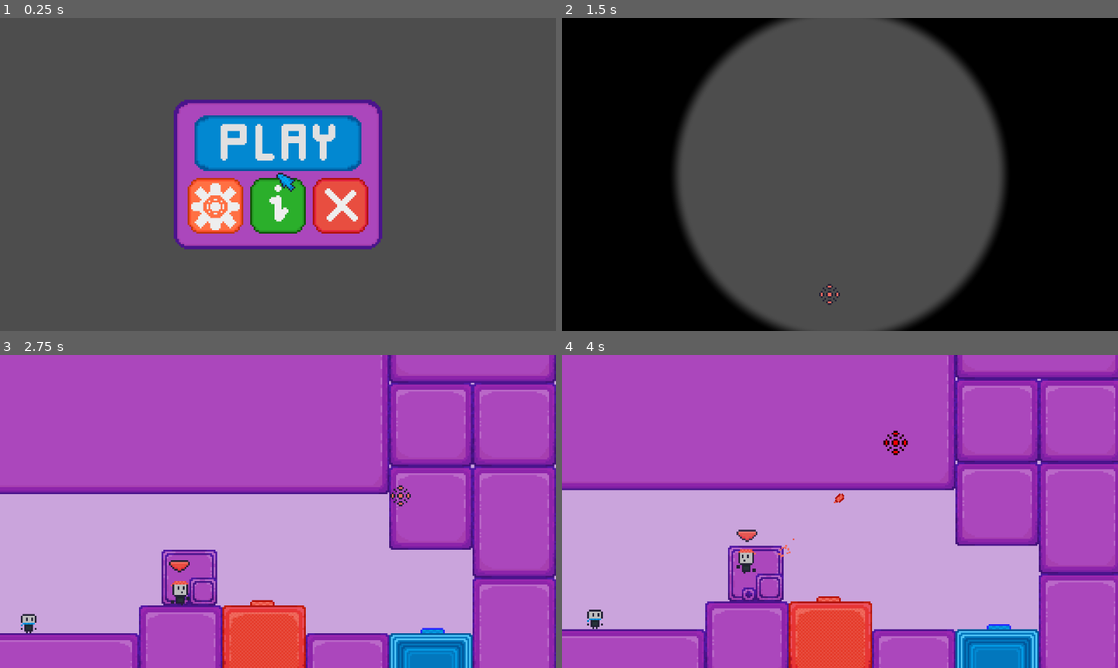
Above: before the commit, frames 1-4 (two rows, left to right).
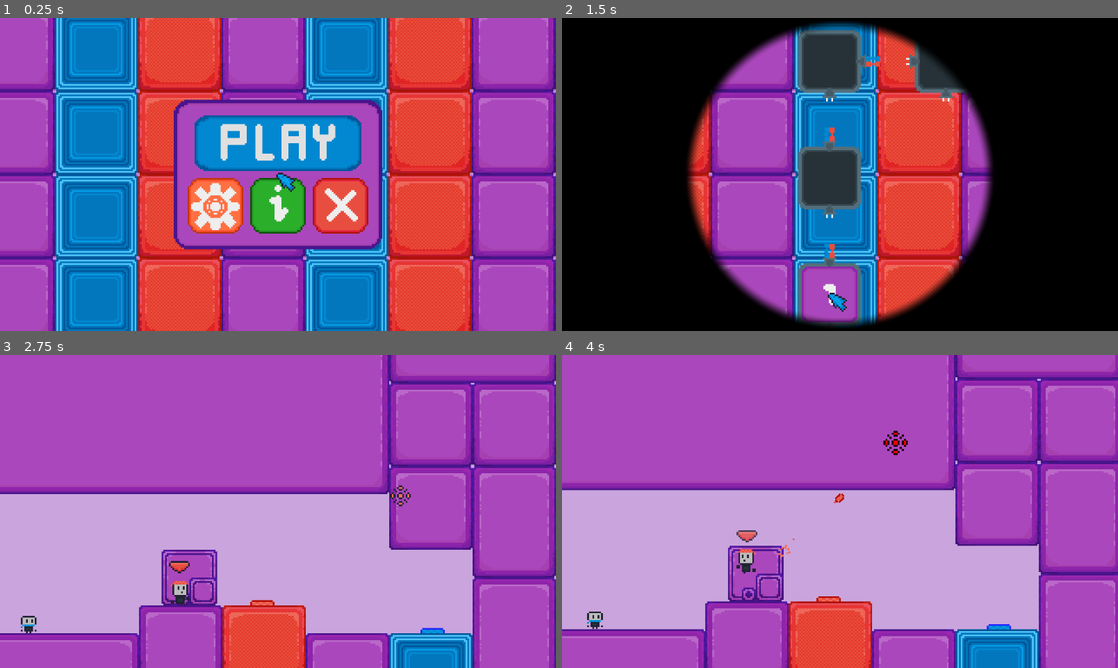
Above: after the commit, the same moments.

Repository: EmilPok/RpurpleB
Game: Godot game, scene res://scenes/UI/main_menu.tscn
The game is run twice, just before and just after one commit, with the same random seed, the same clock (stepped at 60 frames per second) and the same inputs.
Inputs (mouse positions are in pixels of both pictures, inside the frame that each line leads up to):
- Up to frame 1 (0.25 s): no input
- Up to frame 2 (1.5 s): click (840, 143) at 0.5 s; click (828, 293) at 1.25 s
- Up to frame 3 (2.75 s): tap Enter (ui_accept) at 2 s; move the mouse to (400, 495) at 2.02 s; hold D (right) from 2.03 s (still down); click (400, 495) at 2.1 s; tap Space (jump) at 2.27 s
- Up to frame 4 (4 s): move the mouse to (728, 527) at 2.77 s; right-click (728, 527) at 2.85 s; tap Space (jump) at 3.02 s; click (728, 527) at 3.05 s; move the mouse to (895, 442) at 3.52 s; release D (right) at 3.53 s; hold A (left) from 3.53 s (still down); tap Shift (dash) at 3.6 s; click (895, 442) at 3.8 s

The runs differ from the first frame. In frame 1, 82% of the frame differs, in the area x 0-100%, y 0-100%; in frame 2, 48%; in frame 3, 0.1%; in frame 4, 0.1%.

Commit message:
bug fix v2

Diff:
--- a/scenes/UI/main_menu.tscn
+++ b/scenes/UI/main_menu.tscn
@@ -31,8 +31,9 @@
 [ext_resource type="Texture2D" uid="uid://dn6xmst0p80bo" path="res://art/UI/numbers/one.png" id="27_ww2wg"]
 [ext_resource type="Texture2D" uid="uid://duq0vugp8bdgp" path="res://art/UI/numbers/two.png" id="29_a7i4r"]
 [ext_resource type="Texture2D" uid="uid://bnxdxkb2w20vf" path="res://art/UI/numbers/three.png" id="31_8d054"]
-[ext_resource type="Texture2D" uid="uid://6rjgi7v78onx" path="res://art/UI/blue_crosshair.png" id="33_8d054"]
-[ext_resource type="Script" uid="uid://kmucfijrpacm" path="res://scripts/blue_crosshair.gd" id="33_a7i4r"]
+[ext_resource type="Texture2D" uid="uid://6rjgi7v78onx" path="res://art/UI/blue_crosshair.png" id="32_a7i4r"]
+[ext_resource type="Script" uid="uid://d56510j2ch3f" path="res://scripts/blue_crosshair.gd" id="33_8d054"]
+[ext_resource type="Shader" uid="uid://c5q8p30mm0d7g" path="res://shaders/circle.gdshader" id="34_8d054"]
 
 [sub_resource type="Animation" id="Animation_gqbxs"]
 length = 0.001
@@ -277,6 +278,139 @@
 [sub_resource type="ShaderMaterial" id="ShaderMaterial_g4v7s"]
 shader = ExtResource("1_yonvy")
 
+[sub_resource type="Animation" id="Animation_tefeu"]
+length = 0.001
+tracks/0/type = "value"
+tracks/0/imported = false
+tracks/0/enabled = true
+tracks/0/path = NodePath("Circle_trans/ColorRect:material:shader_parameter/_Progress")
+tracks/0/interp = 1
+tracks/0/loop_wrap = true
+tracks/0/keys = {
+"times": PackedFloat32Array(0),
+"transitions": PackedFloat32Array(1),
+"update": 0,
+"values": [0.0]
+}
+tracks/1/type = "value"
+tracks/1/imported = false
+tracks/1/enabled = true
+tracks/1/path = NodePath("Circle_trans/Black_screen:visible")
+tracks/1/interp = 1
+tracks/1/loop_wrap = true
+tracks/1/keys = {
+"times": PackedFloat32Array(0),
+"transitions": PackedFloat32Array(1),
+"update": 1,
+"values": [false]
+}
+tracks/2/type = "value"
+tracks/2/imported = false
+tracks/2/enabled = true
+tracks/2/path = NodePath("Transition_Background:position")
+tracks/2/interp = 1
+tracks/2/loop_wrap = true
+tracks/2/keys = {
+"times": PackedFloat32Array(0),
+"transitions": PackedFloat32Array(1),
+"update": 0,
+"values": [Vector2(-320, 0)]
+}
+
+[sub_resource type="Animation" id="Animation_o6xl0"]
+resource_name = "circle"
+length = 0.5
+tracks/0/type = "value"
+tracks/0/imported = false
+tracks/0/enabled = true
+tracks/0/path = NodePath("Circle_trans/ColorRect:material:shader_parameter/_Progress")
+tracks/0/interp = 1
+tracks/0/loop_wrap = true
+tracks/0/keys = {
+"times": PackedFloat32Array(0, 0.5),
+"transitions": PackedFloat32Array(0.5, 1),
+"update": 0,
+"values": [0.0, 0.999999977648]
+}
+tracks/1/type = "value"
+tracks/1/imported = false
+tracks/1/enabled = true
+tracks/1/path = NodePath("Circle_trans/Black_screen:visible")
+tracks/1/interp = 1
+tracks/1/loop_wrap = true
+tracks/1/keys = {
+"times": PackedFloat32Array(0.44, 0.45),
+"transitions": PackedFloat32Array(1, 1),
+"update": 1,
+"values": [false, true]
+}
+
+[sub_resource type="Animation" id="Animation_8d054"]
+resource_name = "level_selector_half"
+length = 0.5
+tracks/0/type = "value"
+tracks/0/imported = false
+tracks/0/enabled = true
+tracks/0/path = NodePath("Transition_Background:position")
+tracks/0/interp = 1
+tracks/0/loop_wrap = true
+tracks/0/keys = {
+"times": PackedFloat32Array(0, 0.5),
+"transitions": PackedFloat32Array(1.2557172, 1),
+"update": 0,
+"values": [Vector2(0, 0), Vector2(320, 0)]
+}
+tracks/1/type = "value"
+tracks/1/imported = false
+tracks/1/enabled = true
+tracks/1/path = NodePath("LevelSelector:visible")
+tracks/1/interp = 1
+tracks/1/loop_wrap = true
+tracks/1/keys = {
+"times": PackedFloat32Array(0),
+"transitions": PackedFloat32Array(1),
+"update": 1,
+"values": [true]
+}
+tracks/2/type = "value"
+tracks/2/imported = false
+tracks/2/enabled = true
+tracks/2/path = NodePath("HBoxContainer/MainButtons:visible")
+tracks/2/interp = 1
+tracks/2/loop_wrap = true
+tracks/2/keys = {
+"times": PackedFloat32Array(0),
+"transitions": PackedFloat32Array(1),
+"update": 1,
+"values": [false]
+}
+tracks/3/type = "value"
+tracks/3/imported = false
+tracks/3/enabled = true
+tracks/3/path = NodePath("Transition_Background_2:visible")
+tracks/3/interp = 1
+tracks/3/loop_wrap = true
+tracks/3/keys = {
+"times": PackedFloat32Array(0),
+"transitions": PackedFloat32Array(1),
+"update": 1,
+"values": [false]
+}
+
+[sub_resource type="AnimationLibrary" id="AnimationLibrary_8d054"]
+_data = {
+&"RESET": SubResource("Animation_tefeu"),
+&"circle": SubResource("Animation_o6xl0"),
+&"level_selector_half": SubResource("Animation_8d054")
+}
+
+[sub_resource type="ShaderMaterial" id="ShaderMaterial_726sv"]
+shader = ExtResource("34_8d054")
+shader_parameter/_CirclePosition = Vector2(0.5, 0.5)
+shader_parameter/_Progress = 0.0
+shader_parameter/_Smoothness = 0.0999999977648
+shader_parameter/_Background = Color(0, 0, 0, 1)
+
 [node name="MainMenu" type="Control" unique_id=2050352890]
 layout_mode = 3
 anchors_preset = 15
@@ -290,7 +424,6 @@
 libraries/ = SubResource("AnimationLibrary_afaap")
 
 [node name="Background" type="TextureRect" parent="." unique_id=794989512]
-visible = false
 texture_repeat = 2
 material = SubResource("ShaderMaterial_g4v7s")
 layout_mode = 1
@@ -585,17 +718,48 @@
 z_index = 1000
 custom_minimum_size = Vector2(320, 180)
 layout_mode = 0
-offset_left = 320.0
-offset_right = 640.00024
+offset_left = -320.0
+offset_right = 0.00024414063
 offset_bottom = 180.0
 color = Color(0.007843138, 0.53333336, 0.81960785, 1)
 
-[node name="Cursor" type="CanvasLayer" parent="." unique_id=1629406475]
-
-[node name="BlueCrosshair" type="Sprite2D" parent="Cursor" unique_id=1174317983]
-position = Vector2(60, 70)
-texture = ExtResource("33_8d054")
-script = ExtResource("33_a7i4r")
+[node name="Cursor" type="CanvasLayer" parent="." unique_id=136855318]
+
+[node name="BlueCrosshair" type="Sprite2D" parent="Cursor" unique_id=233852175]
+position = Vector2(48, 93)
+texture = ExtResource("32_a7i4r")
+script = ExtResource("33_8d054")
+
+[node name="AnimationPlayer" type="AnimationPlayer" parent="." unique_id=620200610]
+libraries/ = SubResource("AnimationLibrary_8d054")
+
+[node name="Circle_trans" type="CanvasLayer" parent="." unique_id=60283643]
+
+[node name="ColorRect" type="ColorRect" parent="Circle_trans" unique_id=240968004]
+material = SubResource("ShaderMaterial_726sv")
+offset_right = 320.0
+offset_bottom = 180.0
+mouse_filter = 2
+
+[node name="Black_screen" type="ColorRect" parent="Circle_trans" unique_id=1421405057]
+visible = false
+offset_right = 320.0
+offset_bottom = 180.0
+mouse_filter = 2
+color = Color(0, 0, 0, 1)
+
+[node name="Circle_trans_time" type="Timer" parent="." unique_id=347921271]
+wait_time = 0.5
+one_shot = true
+
+[node name="Transition_Background_2" type="ColorRect" parent="." unique_id=125641927]
+visible = false
+z_index = 1000
+custom_minimum_size = Vector2(320, 180)
+layout_mode = 0
+offset_right = 320.00024
+offset_bottom = 180.0
+color = Color(0.007843138, 0.53333336, 0.81960785, 1)
 
 [connection signal="pressed" from="HBoxContainer/MainButtons/Play" to="." method="_on_play_pressed"]
 [connection signal="pressed" from="HBoxContainer/MainButtons/HBoxContainer/Options" to="." method="_on_options_pressed"]
@@ -606,3 +770,4 @@
 [connection signal="pressed" from="LevelSelector/Level2/Button2" to="." method="_on_button_2_pressed"]
 [connection signal="pressed" from="LevelSelector/Level3/Button3" to="." method="_on_button_3_pressed"]
 [connection signal="pressed" from="LevelSelector/BackButton2" to="." method="_on_back_button_pressed"]
+[connection signal="timeout" from="Circle_trans_time" to="." method="_on_circle_trans_time_timeout"]
--- a/scenes/main.tscn
+++ b/scenes/main.tscn
@@ -6,6 +6,22 @@
 [ext_resource type="PackedScene" uid="uid://b2lbuxbsgi1no" path="res://scenes/character_2.tscn" id="4_tbgi4"]
 [ext_resource type="PackedScene" uid="uid://tf0x6voo2kg0" path="res://scenes/change_player.tscn" id="5_tbgi4"]
 [ext_resource type="Shader" uid="uid://c5q8p30mm0d7g" path="res://shaders/circle.gdshader" id="6_tefeu"]
+
+[sub_resource type="Animation" id="Animation_tipki"]
+resource_name = "End_transition"
+length = 0.5
+tracks/0/type = "value"
+tracks/0/imported = false
+tracks/0/enabled = true
+tracks/0/path = NodePath("Transition_Background:position")
+tracks/0/interp = 1
+tracks/0/loop_wrap = true
+tracks/0/keys = {
+"times": PackedFloat32Array(0, 0.5),
+"transitions": PackedFloat32Array(0.57434916, 1),
+"update": 0,
+"values": [Vector2(-360, 0), Vector2(0, 0)]
+}
 
 [sub_resource type="Animation" id="Animation_tefeu"]
 length = 0.001
@@ -64,6 +80,7 @@
 
 [sub_resource type="AnimationLibrary" id="AnimationLibrary_tipki"]
 _data = {
+&"End_transition": SubResource("Animation_tipki"),
 &"RESET": SubResource("Animation_tefeu"),
 &"circle": SubResource("Animation_o6xl0")
 }
@@ -108,8 +125,10 @@
 offset_bottom = 180.0
 color = Color(0, 0, 0, 1)
 
-[node name="Circle_trans_time" type="Timer" parent="." unique_id=1000476811]
-wait_time = 0.5
-one_shot = true
-
-[connection signal="timeout" from="Circle_trans_time" to="." method="_on_circle_trans_time_timeout"]
+[node name="Transition_Background" type="ColorRect" parent="." unique_id=1507161774]
+z_index = 1000
+custom_minimum_size = Vector2(320, 180)
+offset_left = -360.0
+offset_right = -39.999756
+offset_bottom = 180.0
+color = Color(0.007843138, 0.53333336, 0.81960785, 1)
--- a/scripts/UI/main_menu.gd
+++ b/scripts/UI/main_menu.gd
@@ -1,6 +1,7 @@
 extends Control
 
 func _ready() -> void:
+
 	var cables = [
 		$LevelSelector/Level1/LevelConnector,
 		$LevelSelector/Level2/LevelConnector,
@@ -12,21 +13,31 @@
 		$LevelSelector/Level3
 	]
 
+	var last_cable = 1
+
+	if Global.levels_completed <= Global.last_levels_completed:
+		last_cable = 0
+
 	for i in cables.size():
-		if i < Global.levels_completed - 1:
+		if i < Global.levels_completed - last_cable:
 			cables[i].set_connector()
 			if i + 1 < levels.size():
 				levels[i + 1].get_node("MostlyPurpleLevel").visible = true
 
 	if Global.finished:
-		$Transition_Animations.play("level_selector_on")
-		await $Transition_Animations.animation_finished
+		$Transition_Background_2.show()
 
-		var i = Global.levels_completed - 1
-		cables[i].connect_levels()
-		await cables[i].get_node("AnimationPlayer").animation_finished
-		if i + 1 < levels.size():
-			levels[i + 1].get_node("MostlyPurpleLevel").visible = true
+		$AnimationPlayer.play("level_selector_half")
+
+		await $AnimationPlayer.animation_finished
+
+		if Global.levels_completed > Global.last_levels_completed:
+			Global.last_levels_completed = Global.levels_completed
+			var i = Global.levels_completed - 1
+			cables[i].connect_levels()
+			await cables[i].get_node("AnimationPlayer").animation_finished
+			if i + 1 < levels.size():
+				levels[i + 1].get_node("MostlyPurpleLevel").visible = true
 
 	Global.finished = false
 
@@ -48,17 +59,26 @@
 	if $LevelSelector.visible:
 		$Transition_Animations.play("level_selector_off")
 
+func _start_transition(num):
+	if Global.levels_completed < num - 1:
+		return
+
+	Global.selected_level = num
+
+	$AnimationPlayer.play("circle")
+	$Circle_trans_time.start()
+
+func _on_circle_trans_time_timeout() -> void:
+	get_tree().change_scene_to_file("res://scenes/main.tscn")
+
 # LEVEL 1 LOAD #####
 func _on_button_pressed() -> void:
-	Global.selected_level = 1
-	get_tree().change_scene_to_file("res://scenes/main.tscn")
+	_start_transition(1)
 
 # LEVEL 2 LOAD #####
 func _on_button_2_pressed() -> void:
-	Global.selected_level = 2
-	get_tree().change_scene_to_file("res://scenes/main.tscn")
+	_start_transition(2)
 
 # LEVEL 3 LOAD #####
 func _on_button_3_pressed() -> void:
-	Global.selected_level = 3
-	get_tree().change_scene_to_file("res://scenes/main.tscn")
+	_start_transition(3)
--- a/scripts/autoloads/global.gd
+++ b/scripts/autoloads/global.gd
@@ -1,5 +1,6 @@
 extends Node
 
+var last_levels_completed = 0
 var levels_completed = 0
 var selected_level = 0
 var finished = false
--- a/scripts/character_1.gd
+++ b/scripts/character_1.gd
@@ -1,4 +1,6 @@
 extends CharacterBody2D
+
+@onready var main = get_tree().current_scene
 
 var SPEED = 90.0
 
@@ -133,6 +135,8 @@
 		new_bullet.global_position = Gun_pivot.global_position
 		add_sibling(new_bullet)
 
+		main.shot_bullets.append(new_bullet)
+
 		var camera_shake = Vector2(shake_power, 0.0)
 		camera_shake = camera_shake.rotated(Gun.rotation + deg_to_rad(180))
 		Camera.global_position += camera_shake
--- a/scripts/character_2.gd
+++ b/scripts/character_2.gd
@@ -1,4 +1,6 @@
 extends CharacterBody2D
+
+@onready var main = get_tree().current_scene
 
 var SPEED = 100.0
 
--- a/scripts/died.gd
+++ b/scripts/died.gd
@@ -3,4 +3,4 @@
 @onready var main = get_tree().current_scene
 
 func _on_body_entered(_body: Node2D) -> void:
-	main._reset_level()
+	main._died()
--- a/scripts/main.gd
+++ b/scripts/main.gd
@@ -8,21 +8,20 @@
 var last_level : Node2D = null
 var reset_position = Vector2(1000.0, 1000.0)
 
+var shot_bullets = []
+
 func _ready() -> void:
 	randomize()
 	_reset_level()
+	$Circle_trans/Black_screen.show()
 
 func _reset_level():
-	$AnimationPlayer.play("circle")
-	$Circle_trans_time.start()
+	for i in shot_bullets:
+		if i:
+			i.queue_free()
+	shot_bullets.clear()
 
-func _level_completed():
-	if Global.selected_level > Global.levels_completed:
-		Global.levels_completed = Global.selected_level
-	Global.finished = true
-	get_tree().change_scene_to_file("res://scenes/UI/main_menu.tscn")
-
-func _on_circle_trans_time_timeout() -> void:
+	$AnimationPlayer.play_backwards("circle")
 	var level = levels_path + str(Global.selected_level) + scene_file
 
 	if last_level:
@@ -45,3 +44,22 @@
 	$Character_1.Camera = new_level.get_node("Camera2D")
 	$Character_1.Camera_orginal_pos = new_level.get_node("Camera2D").global_position
 	$Change_Player._reset()
+
+func _level_completed():
+	$Character_1.active = false
+	$Character_2.active = false
+
+	if Global.selected_level > Global.levels_completed:
+		Global.levels_completed = Global.selected_level
+	Global.finished = true
+
+	$AnimationPlayer.play("End_transition")
+
+	await $AnimationPlayer.animation_finished
+
+	get_tree().call_deferred("change_scene_to_file", "res://scenes/UI/main_menu.tscn")
+
+func _died():
+	$AnimationPlayer.play("circle")
+	await $AnimationPlayer.animation_finished
+	_reset_level()
Not shown, changed: scripts/blue_crosshair.gd.uid
